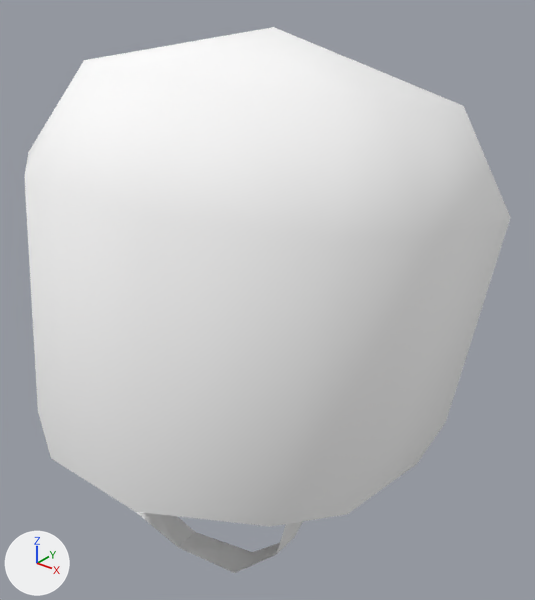
The glTF model public/3d/item/model__item__manequin_hd.ofs_27/code_head22.gltf: old version first, new version second.
Camera for both pictures: a 50 mm camera at (0.778, -0.851, 2.612) aimed at (0.034, 0.079, 2.035). Every picture has the same lights, and +X, +Y and +Z are marked at lower left. The first picture is the older version.

Names of what the first picture shows: 'code_head22.001'.
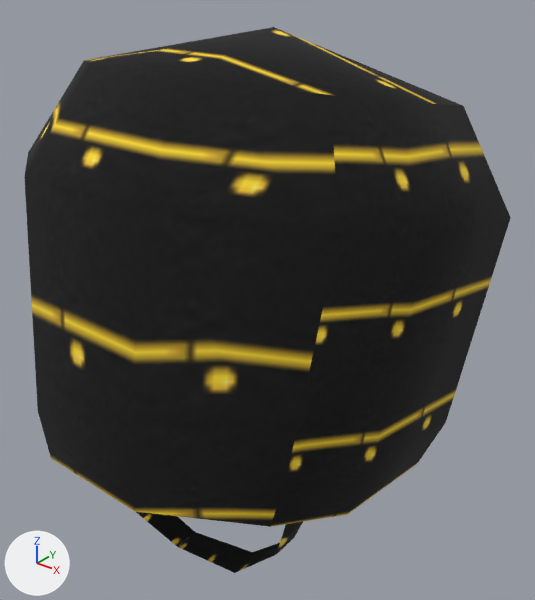
Edits to the bpy script that builds the scene:
```text
Add img_c08_hat:
    img_c08_hat = load_image('c08_hat', '_unpacked/c08_hat', 32, 32, 'sRGB')
Change mat_c08_hat22:
    remove mat_c08_hat22.base_color = (1.0, 1.0, 1.0)  # white #ffffff
    add mat_c08_hat22.texture = img_c08_hat
```

Boxes (x1, y1, x2, y2) around the edits, measured in the pictures (535 x 600 px):
'code_head22.001', surface changed (white to black): (24, 27, 511, 573) in both
